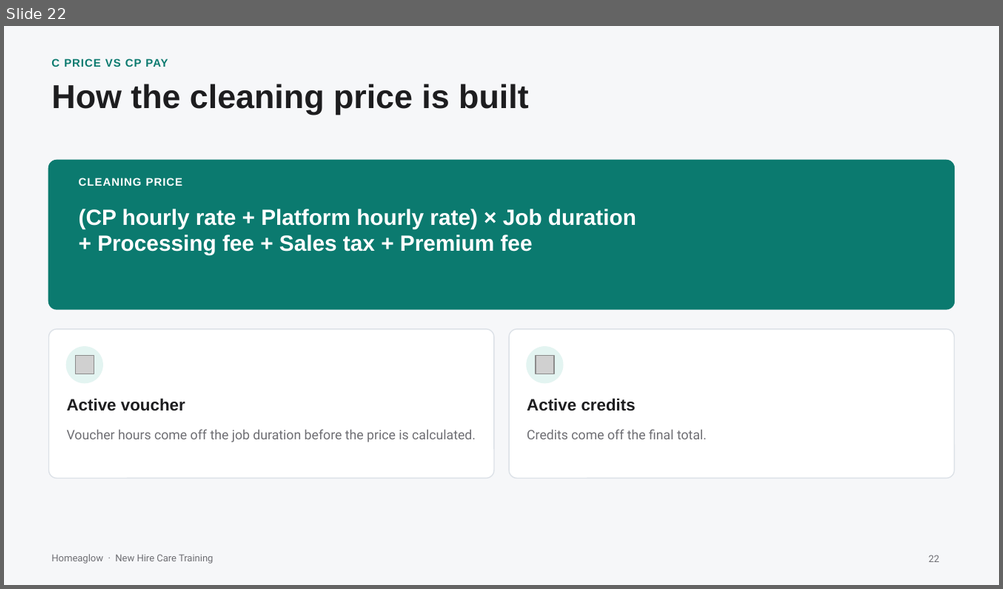
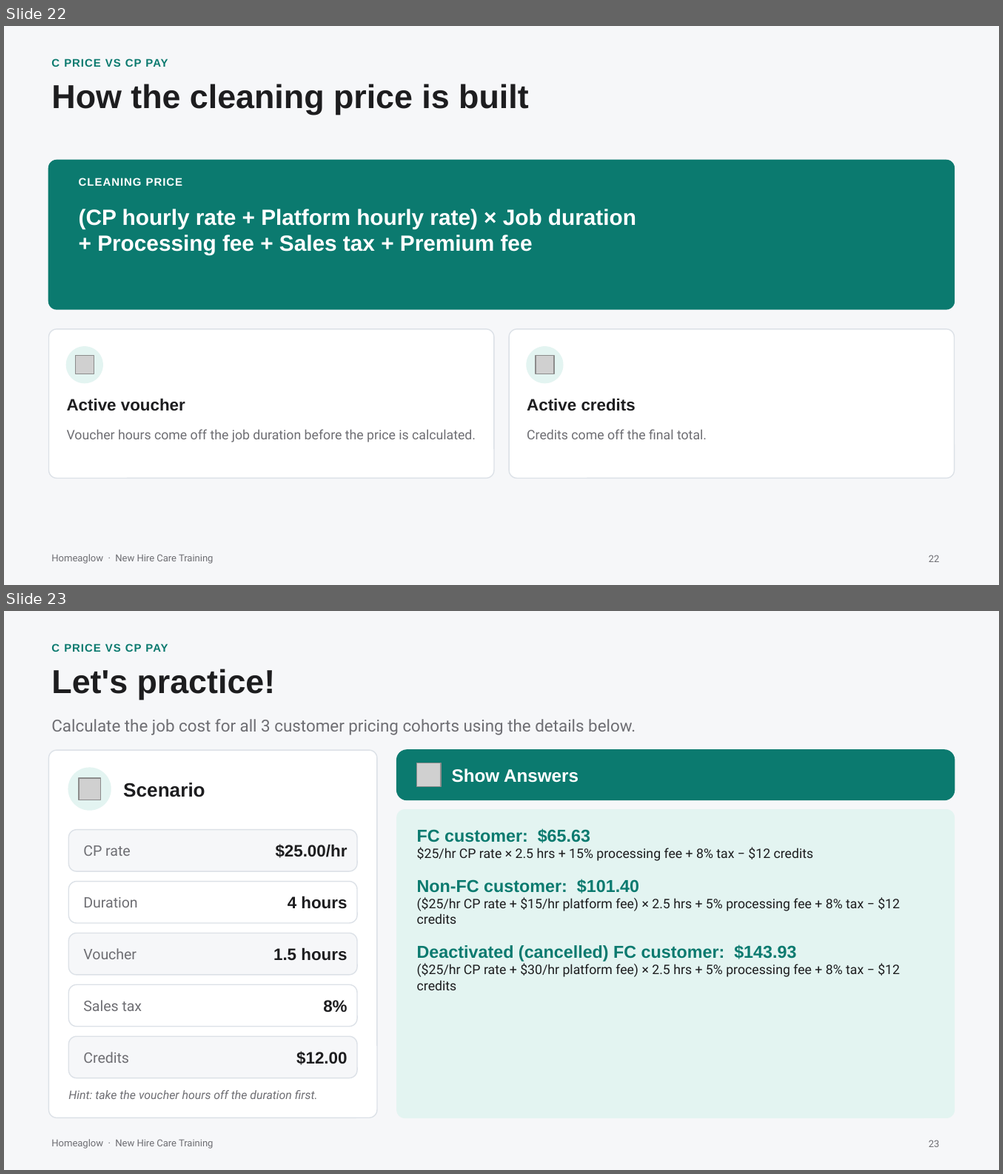
Before and after one commit to anjulimichelle/training, a slide deck: platform-mechanics/platform-operating-mechanics.pptx. Shown one above the other, each under a label of ours: slide 22 before the commit, slides 22 and 23 after it. The pictures are 1003x589 and 1003x1174 pixels, drawn with LibreOffice and Linux fonts; fonts in the diff are those of the drawing; grey boxes stand for pictures. Boxes give left, top, right and bottom in pixels: in the first picture for what was removed or moved away, otherwise in the second. Text is boxed around its words. In the diff, an @@ line names an element or a change of style, - is before the commit and + after.

```diff
--- a/platform-mechanics/platform-operating-mechanics.pptx
+++ b/platform-mechanics/platform-operating-mechanics.pptx
@@ slide 23 added at bbox=[4, 611, 999, 1170], background #F6F7F9; not listed: 1 template element that a slide beside it also shows @@
@@ text added at bbox=[51, 644, 168, 652], 8 pt, text #0B7A6F, bold @@
+C PRICE VS CP PAY
@@ text added at bbox=[51, 669, 276, 700], 24 pt, text #1D1D1F, bold @@
+Let's practice!
@@ text added at bbox=[51, 719, 635, 735], 12 pt, text #6E6E73 @@
+Calculate the job cost for all 3 customer pricing cohorts using the details below.
@@ rounded rectangle added at bbox=[48, 750, 377, 1118], fill #FFFFFF, outline #DCE1E7 0.75 pt @@
@@ rounded rectangle added at bbox=[397, 750, 954, 800], fill #0B7A6F, outline #0B7A6F 1 pt @@
@@ picture added at bbox=[417, 763, 441, 787] @@
@@ ellipse added at bbox=[68, 768, 111, 810], fill #E3F4F1, outline #E3F4F1 1 pt @@
@@ picture added at bbox=[79, 778, 100, 800] @@
@@ text added at bbox=[123, 783, 205, 797], 14 pt, text #1D1D1F, bold @@
+Scenario
@@ text added at bbox=[452, 769, 578, 783], 13 pt, text #FFFFFF, bold @@
+Show Answers
@@ rounded rectangle added at bbox=[397, 810, 954, 1118], fill #E3F4F1, outline #E3F4F1 0.75 pt @@
@@ rounded rectangle added at bbox=[68, 830, 357, 871], fill #F6F7F9, outline #DCE1E7 0.75 pt @@
@@ text added at bbox=[417, 829, 899, 991], 9.5 pt, text #1D1D1F @@
+FC customer: $65.63
+$25/hr CP rate × 2.5 hrs + 15% processing fee + 8% tax − $12 credits
+Non-FC customer: $101.40
+($25/hr CP rate + $15/hr platform fee) × 2.5 hrs + 5% processing fee + 8% tax − $12 credits
+Deactivated (cancelled) FC customer: $143.93
+($25/hr CP rate + $30/hr platform fee) × 2.5 hrs + 5% processing fee + 8% tax − $12 credits
@@ text added at bbox=[83, 846, 131, 856], 10.5 pt, text #6E6E73 @@
+CP rate
@@ text added at bbox=[276, 844, 347, 858], 12 pt, text #1D1D1F, bold @@
+$25.00/hr
@@ rounded rectangle added at bbox=[68, 882, 357, 923], fill #FFFFFF, outline #DCE1E7 0.75 pt @@
@@ text added at bbox=[83, 897, 137, 908], 10.5 pt, text #6E6E73 @@
+Duration
@@ text added at bbox=[287, 896, 347, 909], 12 pt, text #1D1D1F, bold @@
+4 hours
@@ rounded rectangle added at bbox=[68, 933, 357, 975], fill #F6F7F9, outline #DCE1E7 0.75 pt @@
@@ text added at bbox=[83, 948, 136, 960], 10.5 pt, text #6E6E73 @@
+Voucher
@@ text added at bbox=[273, 948, 347, 961], 12 pt, text #1D1D1F, bold @@
+1.5 hours
@@ rounded rectangle added at bbox=[68, 985, 357, 1027], fill #FFFFFF, outline #DCE1E7 0.75 pt @@
@@ text added at bbox=[83, 1000, 142, 1011], 10.5 pt, text #6E6E73 @@
+Sales tax
@@ text added at bbox=[323, 1000, 347, 1013], 12 pt, text #1D1D1F, bold @@
+8%
@@ rounded rectangle added at bbox=[68, 1037, 357, 1079], fill #F6F7F9, outline #DCE1E7 0.75 pt @@
@@ text added at bbox=[83, 1052, 129, 1063], 10.5 pt, text #6E6E73 @@
+Credits
@@ text added at bbox=[296, 1051, 347, 1065], 12 pt, text #1D1D1F, bold @@
+$12.00
@@ text added at bbox=[68, 1091, 318, 1099], 8.5 pt, text #6E6E73, italic @@
+Hint: take the voucher hours off the duration first.
@@ page number added at bbox=[928, 1140, 939, 1147], 7 pt, text #6E6E73 @@
+23
```
Also in this commit, not shown: 1 other file.
